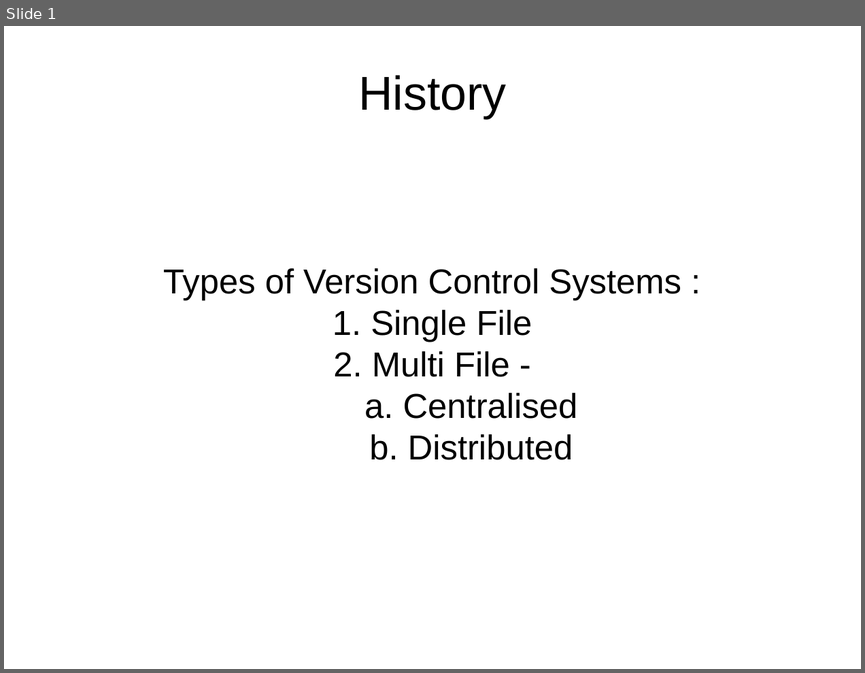
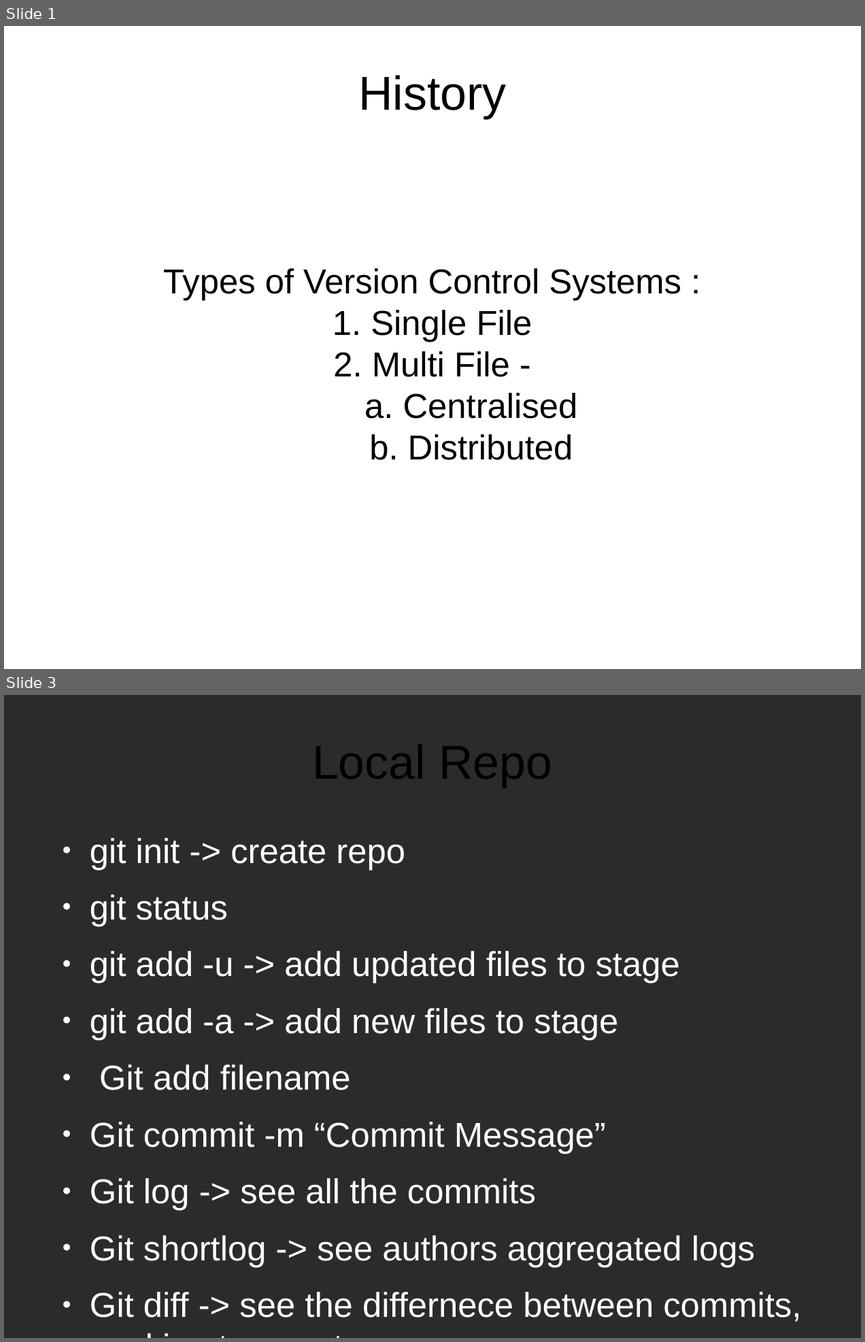
Before and after one commit to tanmayrajani/Internship_PreWork, a slide deck: Git/Git_Notes.odp. Shown one above the other, each under a label of ours: slide 1 before the commit, slides 1 and 3 after it; the slides between them are not shown. The pictures are 865x673 and 865x1342 pixels, drawn with LibreOffice and Linux fonts; fonts in the diff are those of the drawing; background and template pictures are left out; a plain dark background stands for a picture behind light text. Boxes give left, top, right and bottom in pixels: in the first picture for what was removed or moved away, otherwise in the second. Text is boxed around its words. In the diff, an @@ line names an element or a change of style, - is before the commit and + after.

```diff
--- a/Git/Git_Notes.odp
+++ b/Git/Git_Notes.odp
@@ slide 3 added at [4, 695, 861, 1338], background picture (left out) @@
@@ title added at [312, 745, 552, 788], 44 pt, text #000000 @@
+Local Repo
@@ text added at [90, 838, 801, 1321], 32 pt, text #FFFFFF @@
+● git init -> create repo
+● git status
+● git add -u -> add updated files to stage
+● git add -a -> add new files to stage
+● Git add filename
+● Git commit -m “Commit Message”
+● Git log -> see all the commits
+● Git shortlog -> see authors aggregated logs
+● Git diff -> see the differnece between commits, working trees, etc
```
Also in this commit, not shown: 5 other slides added.
